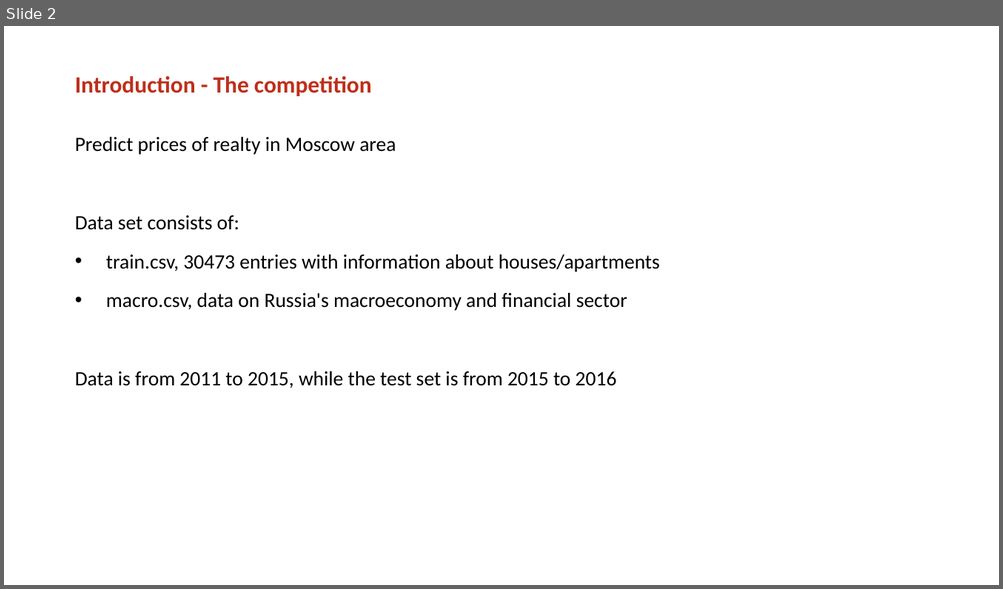
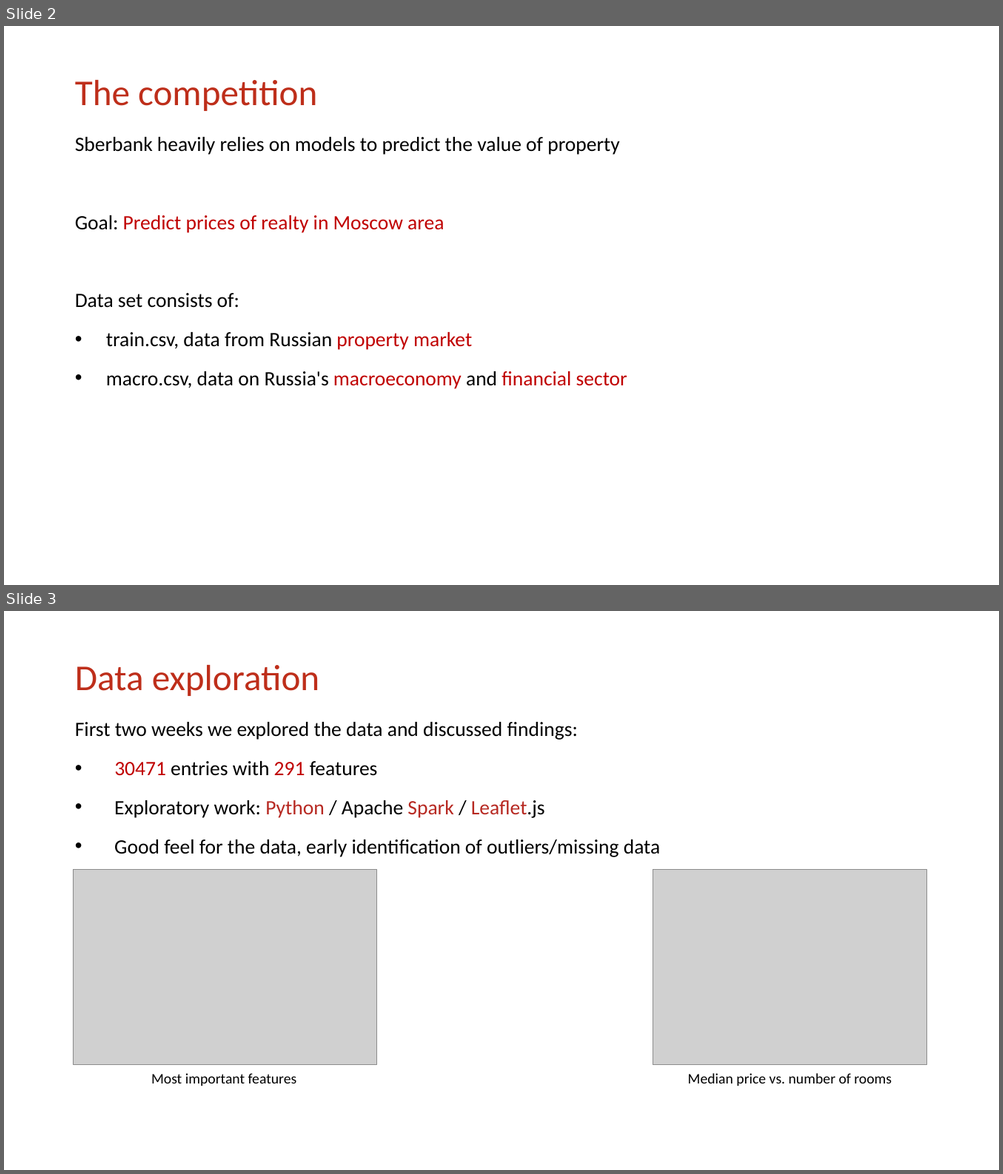
Before and after one commit to mrngm/Classified, a slide deck: presentatie/Classified_MLiP_final_presentation_2.pptx. Shown one above the other, each under a label of ours: slide 2 before the commit, slides 2 and 3 after it. The pictures are 1003x589 and 1003x1174 pixels, drawn with LibreOffice and Linux fonts; fonts in the diff are those of the drawing; grey boxes stand for pictures; background and template pictures are left out. Boxes give left, top, right and bottom in pixels: in the first picture for what was removed or moved away, otherwise in the second. Text is boxed around its words. In the diff, an @@ line names an element or a change of style, - is before the commit and + after.

Commit message:
Now includes Jeffreys slides, first final version

```diff
--- a/presentatie/Classified_MLiP_final_presentation_2.pptx
+++ b/presentatie/Classified_MLiP_final_presentation_2.pptx
@@ slide 3 added at box(4, 611, 999, 1170), background picture (left out) @@
@@ title added at box(75, 665, 320, 696), 50 pt, text #BE2E1A @@
+Data exploration
@@ text added at box(75, 722, 660, 857), 28 pt, text #000000 @@
+First two weeks we explored the data and discussed findings:
+• 30471 entries with 291 features
+• Exploratory work: Python / Apache Spark / Leaflet.js
+• Good feel for the data, early identification of outliers/missing data
@@ picture added at box(73, 869, 377, 1065) @@
@@ picture added at box(652, 869, 926, 1065) @@
@@ text added at box(151, 1073, 297, 1087), 20 pt, text #000000 @@
+Most important features
@@ text added at box(688, 1073, 891, 1087), 20 pt, text #000000 @@
+Median price vs. number of rooms
@@ slide 2 changed as well @@
@@ title at box(75, 80, 317, 111): text changed; size 32 to 50 pt; bold off @@
-Introduction - The competition
+The competition
@@ text at box(75, 137, 619, 233): text changed @@
-Predict prices of realty in Moscow area
+Sberbank heavily relies on models to predict the value of property
+Goal: Predict prices of realty in Moscow area
@@ text at box(106, 332, 472, 350): text changed @@
-• train.csv, 30473 entries with information about houses/apartments
+• train.csv, data from Russian property market
@@ text at box(75, 372, 617, 389): paragraph removed @@
-Data is from 2011 to 2015, while the test set is from 2015 to 2016
@@ text at box(106, 372, 627, 389): text colour #000000 to #C00000 in "macroeconomy financial sector" @@
```
Also in this commit, not shown: 5 other slides changed, 7 other slides added, 5 slides removed, 1 other file.
